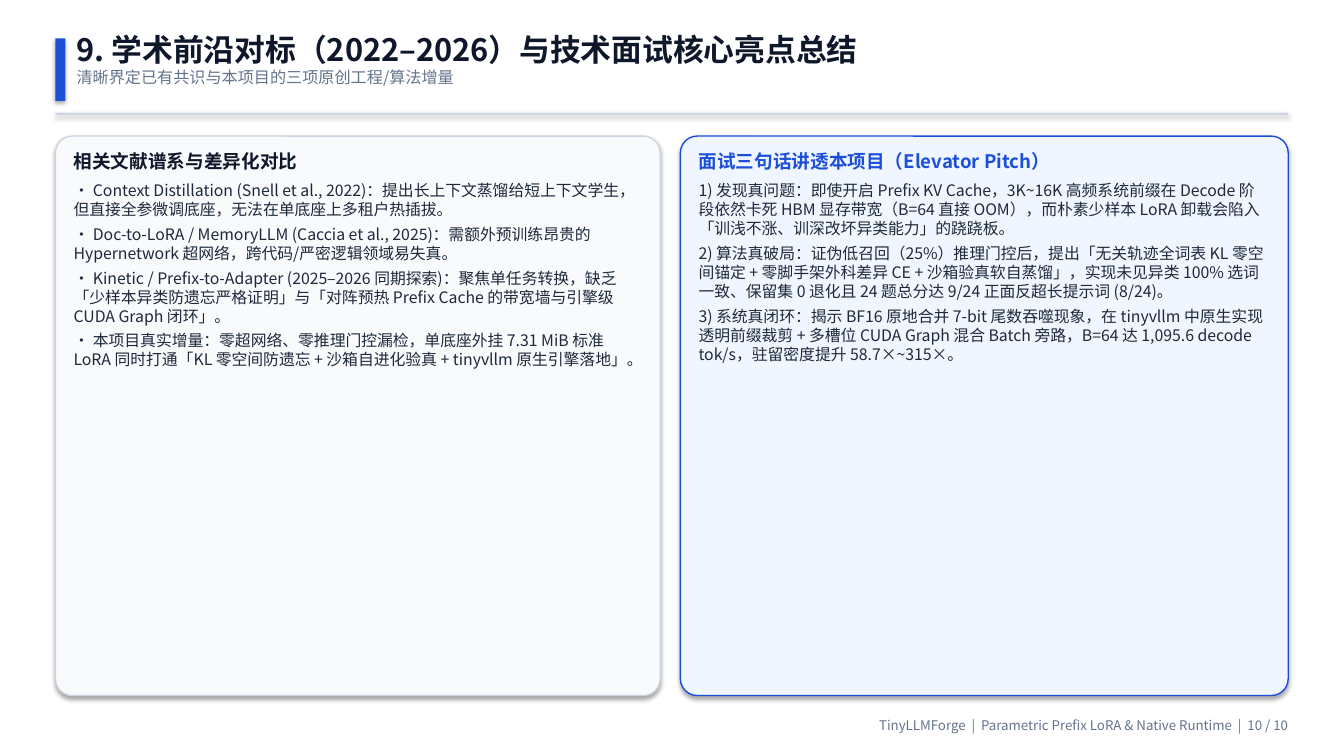
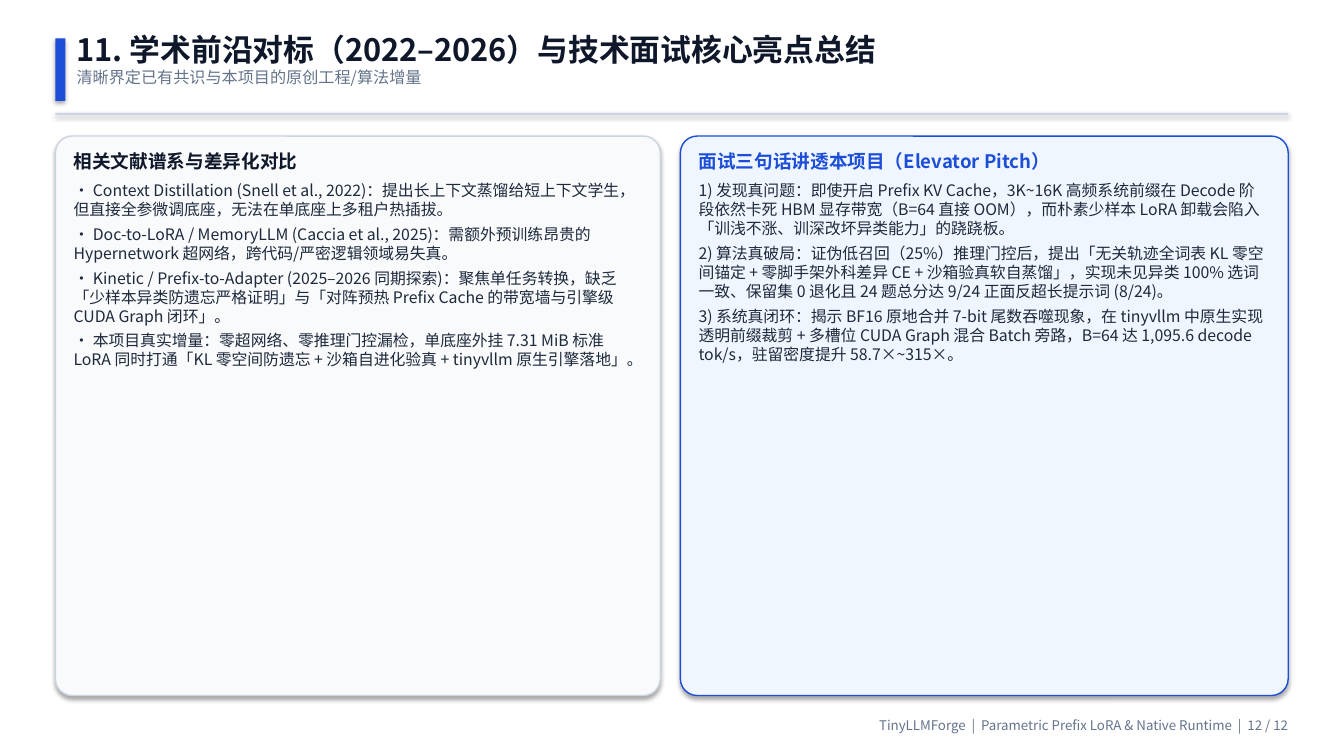
Before and after one commit to EchoHayate/TinyLLMForge, a slide deck: slide 12 of docs/presentations/TinyLLMForge_Parametric_Prefix_LoRA_Interview_Deck.pptx (slide 10 before the commit). Drawn at 1344x756 pixels with LibreOffice and Linux fonts; fonts in the diff are those of the drawing. Boxes give left, top, right and bottom in pixels: in the first picture for what was removed or moved away, otherwise in the second. Text is boxed around its words. In the diff, an @@ line names an element or a change of style, - is before the commit and + after.

```diff
--- a/docs/presentations/TinyLLMForge_Parametric_Prefix_LoRA_Interview_Deck.pptx
+++ b/docs/presentations/TinyLLMForge_Parametric_Prefix_LoRA_Interview_Deck.pptx
@@ text at (77, 34, 876, 86): text changed @@
-9. 学术前沿对标（2022–2026）与技术面试核心亮点总结
-清晰界定已有共识与本项目的三项原创工程/算法增量
+11. 学术前沿对标（2022–2026）与技术面试核心亮点总结
+清晰界定已有共识与本项目的原创工程/算法增量
@@ text at (879, 719, 1288, 734): text changed @@
-TinyLLMForge | Parametric Prefix LoRA & Native Runtime | 10 / 10
+TinyLLMForge | Parametric Prefix LoRA & Native Runtime | 12 / 12
```
Also in this commit, not shown: 8 other slides changed, 2 slides added, 1 other file.
